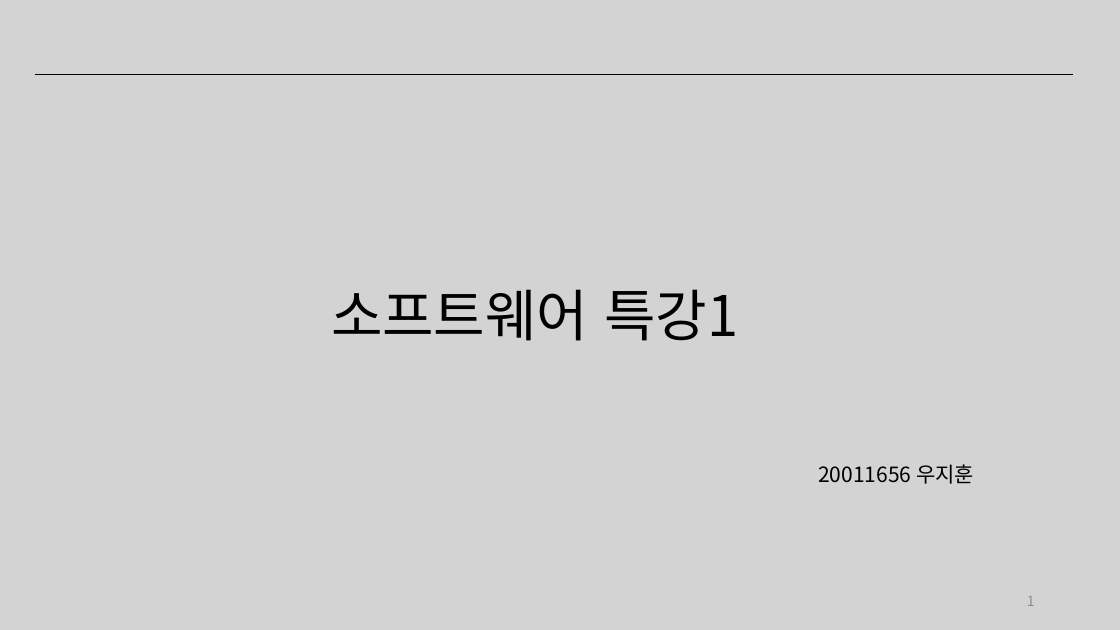
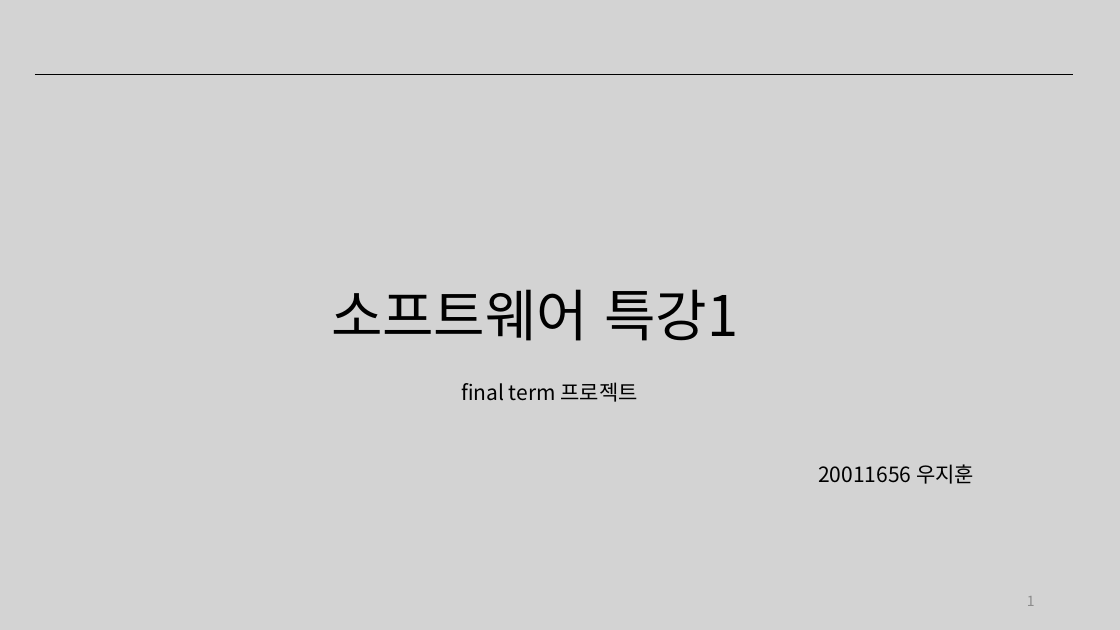
Before and after one commit to ddiyoung/find_value_stocks, a slide deck: slide 1 of 20011656_우지훈.pptx. Drawn at 1120x630 pixels with LibreOffice and Linux fonts; fonts in the diff are those of the drawing. Boxes give left, top, right and bottom in pixels: in the first picture for what was removed or moved away, otherwise in the second. Text is boxed around its words. In the diff, an @@ line names an element or a change of style, - is before the commit and + after.

Commit message:
final term project finish

```diff
--- a/20011656_우지훈.pptx
+++ b/20011656_우지훈.pptx
@@ text added at (461,382,637,402), 18 pt, text #000000 @@
+final term 프로젝트
```
Also in this commit, not shown: 3 other slides changed, 11 slides added, 47 slides removed, 10 other files.
